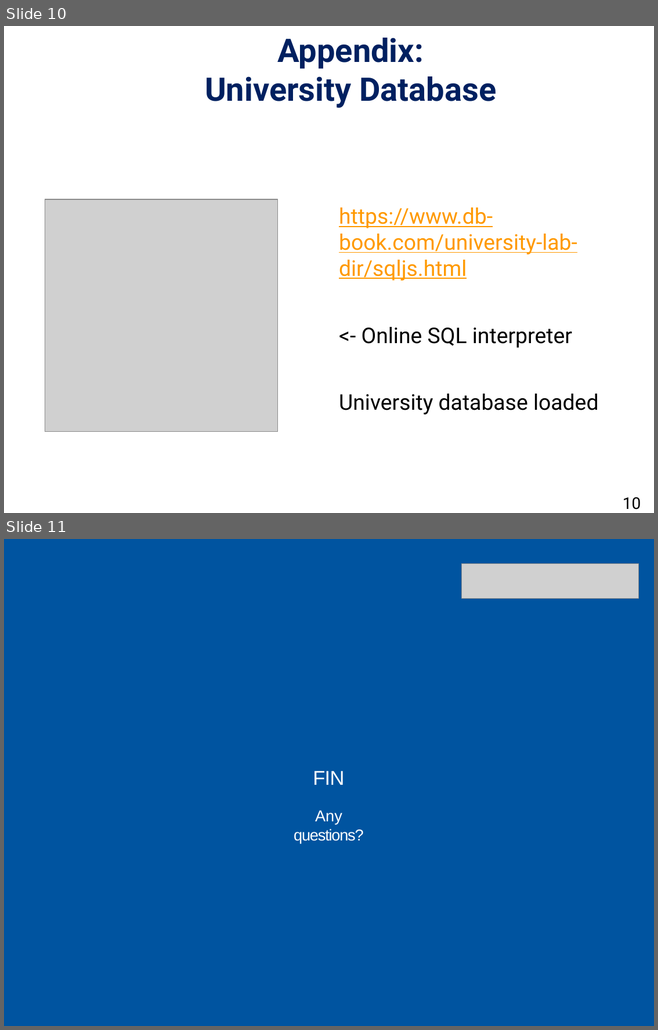
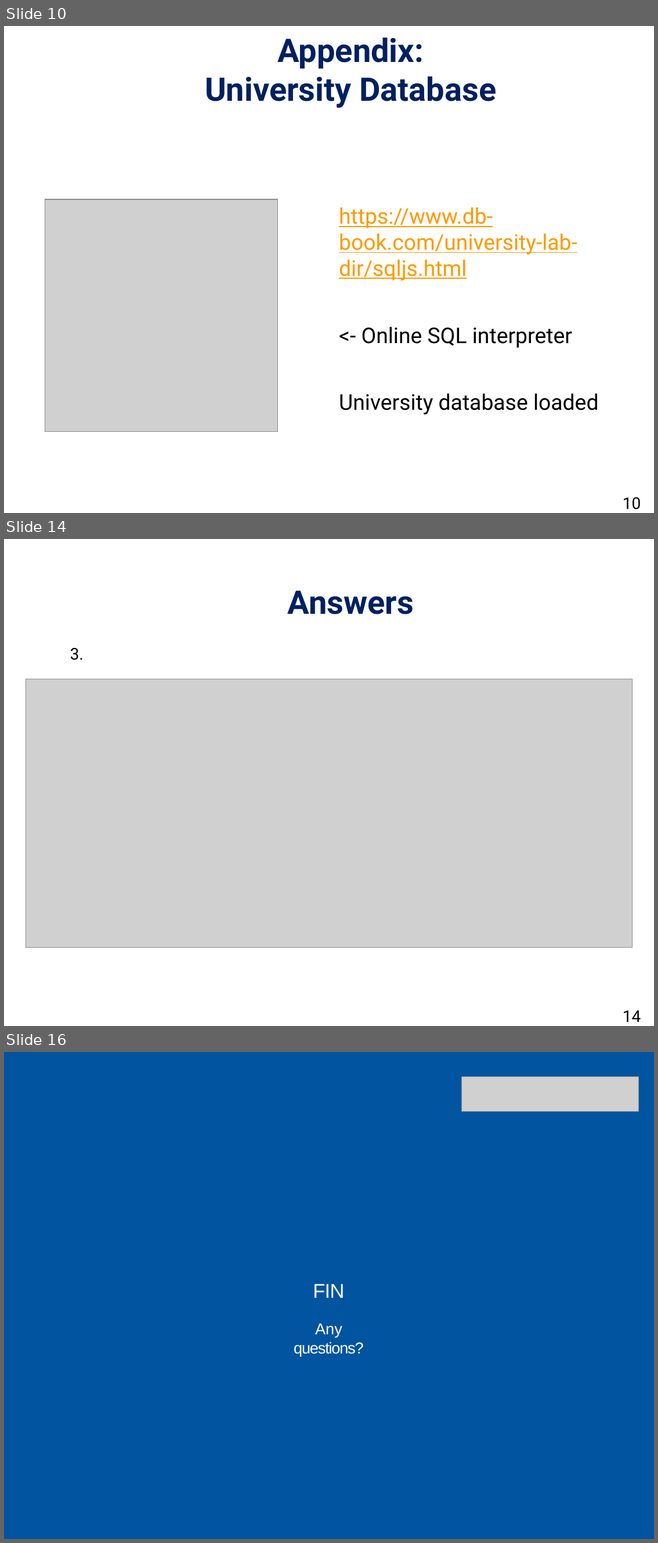
Before and after one commit to daichou03/DBS-slide-tut-25, a slide deck: week_1/week_1.pptx. Shown one above the other, each under a label of ours: slides 10 and 11 before the commit, slides 10, 14 and 16 after it; the slides between them are not shown. The pictures are 658x1030 and 658x1543 pixels, drawn with LibreOffice and Linux fonts; fonts in the diff are those of the drawing; grey boxes stand for pictures; background and template pictures are left out. Boxes give left, top, right and bottom in pixels: in the first picture for what was removed or moved away, otherwise in the second. Text is boxed around its words. In the diff, an @@ line names an element or a change of style, - is before the commit and + after.

Commit message:
Answers

```diff
--- a/week_1/week_1.pptx
+++ b/week_1/week_1.pptx
@@ slide 14 added at (x1=4, y1=539, x2=654, y2=1026), background #FFFFFF @@
@@ title added at (x1=288, y1=591, x2=413, y2=614), 36 pt, text #002060, bold @@
+Answers
@@ text added at (x1=70, y1=647, x2=83, y2=660), 18 pt, text #000000 @@
+3.
@@ picture added at (x1=26, y1=679, x2=632, y2=948) @@
@@ page number added at (x1=622, y1=1011, x2=640, y2=1022), 18 pt, text #000000 @@
+14
@@ what was slide 11 is now slide 16 @@
```
Also in this commit, not shown: 4 other slides added.
